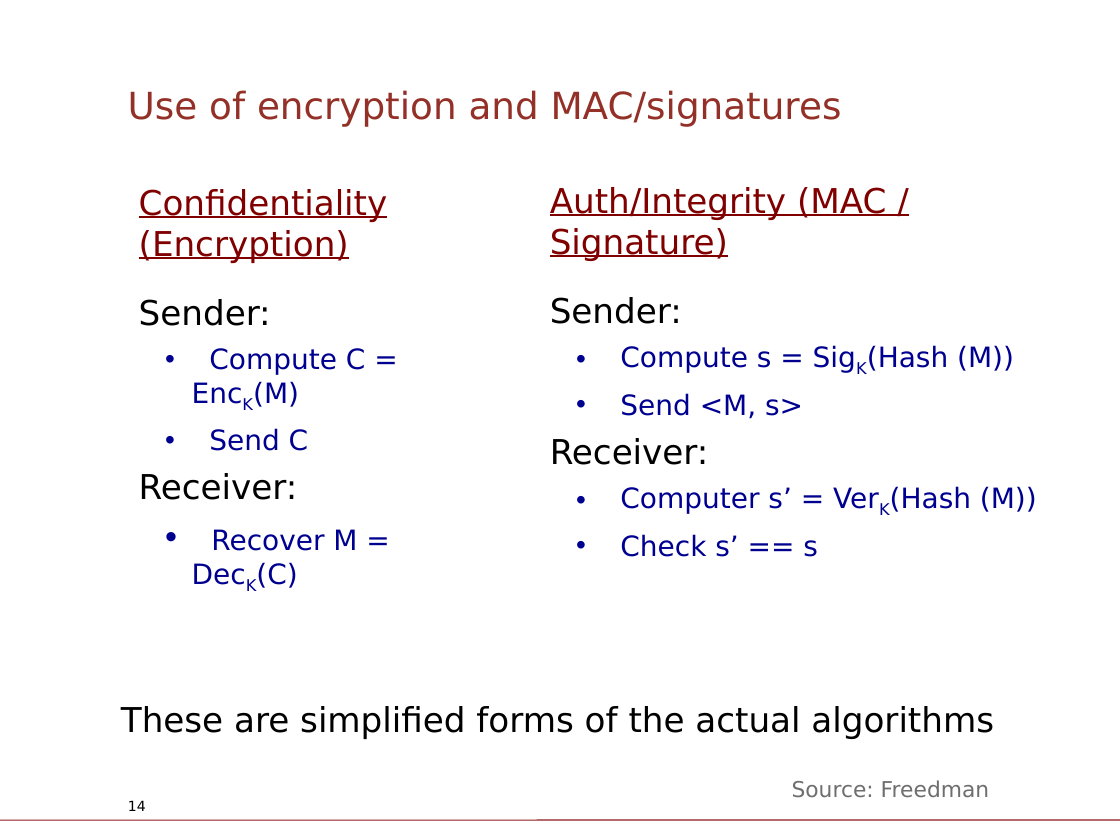
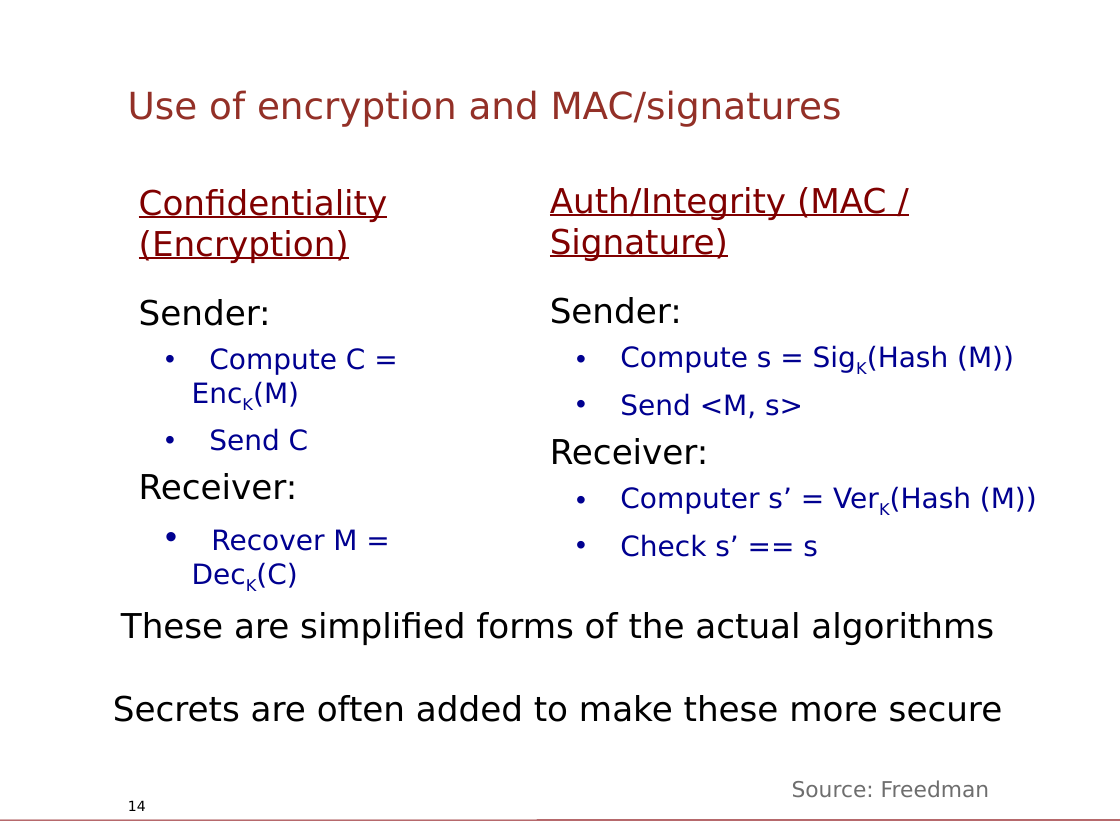
Before and after one commit to diku-compSys/compSys-e2021-pub, a slide deck: slide 14 of lectures/211124_security/slides.odp. Drawn at 1120x840 pixels with LibreOffice and Linux fonts; fonts in the diff are those of the drawing; background and template pictures are left out. Boxes give left, top, right and bottom in pixels: in the first picture for what was removed or moved away, otherwise in the second. Text is boxed around its words. In the diff, an @@ line names an element or a change of style, - is before the commit and + after.

```diff
--- a/lectures/211124_security/slides.odp
+++ b/lectures/211124_security/slides.odp
@@ text "These are simplified forms of ...": place and size @@
-text "These are simplified forms of ..." at <box>121,706,994,739</box>
+text "These are simplified forms of ..." at <box>113,612,1003,722</box>
@@ text at <box>113,695,1003,722</box>: paragraph added @@
+Secrets are often added to make these more secure
```
Also in this commit, not shown: 13 other slides changed, 3 slides added, 8 slides removed, 1 other file.
